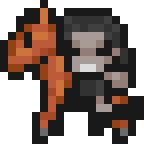
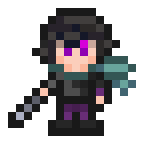
Layered file, before and after one edit (144x144). Changes by layer:
renamed "Gorkh copy" to "daktirak", hid the group it (3 layers) over [0, 0, 144, 144]
showed group "ciol" (22 layers) over [0, 0, 144, 144]
added group "nuit copy" with 4 layers in group "ciol" over [0, 8, 136, 144]
added layer "Layer 3 copy 4" in group "nuit copy" over [32, 8, 120, 64]
added layer "Layer 1 copy 2" in group "nuit copy" over [40, 32, 112, 136]
added layer "Layer 51 copy" (2nd of 2, in "ciol" › "nuit copy") in group "nuit copy" over [8, 8, 136, 136]
